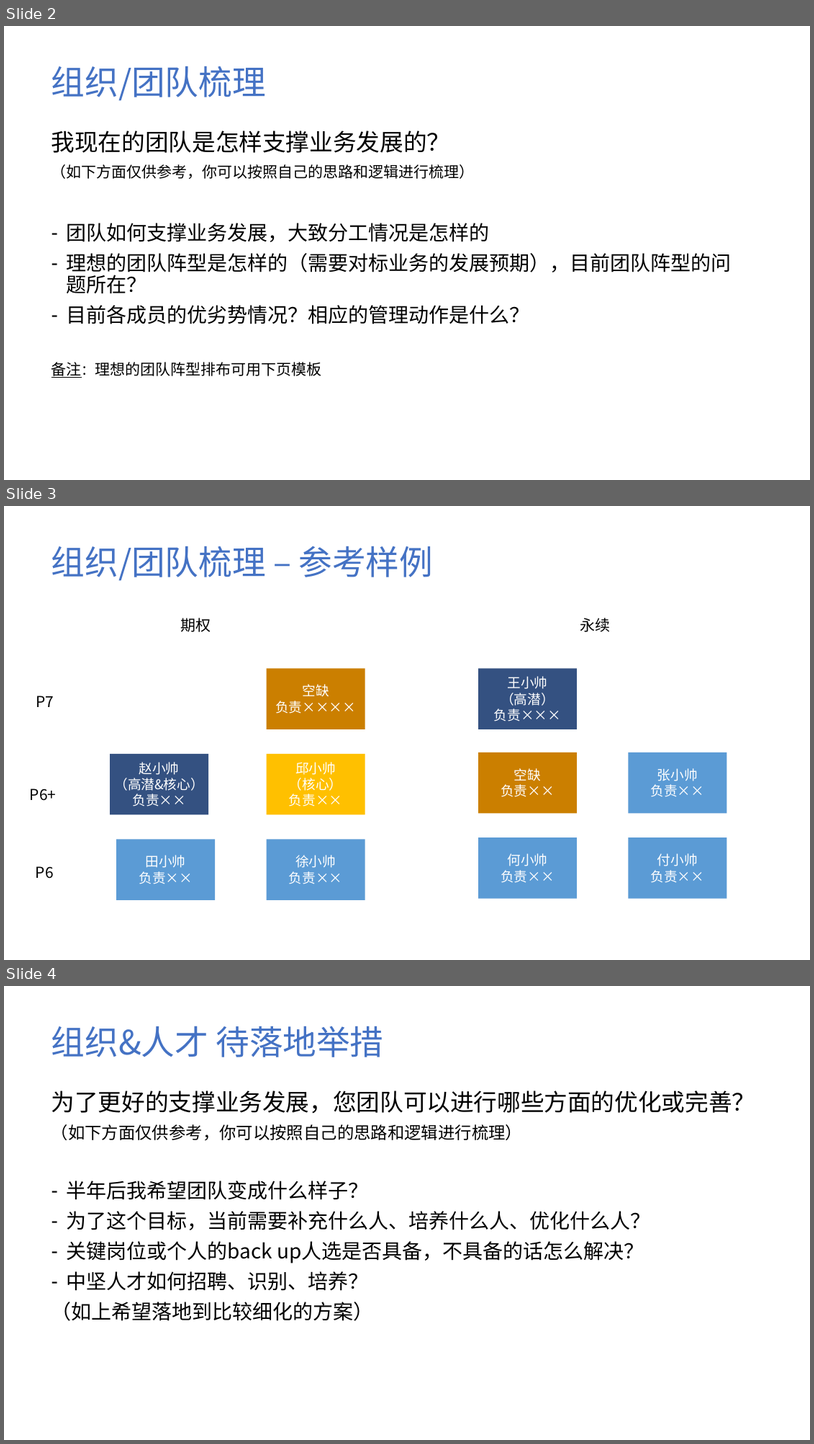
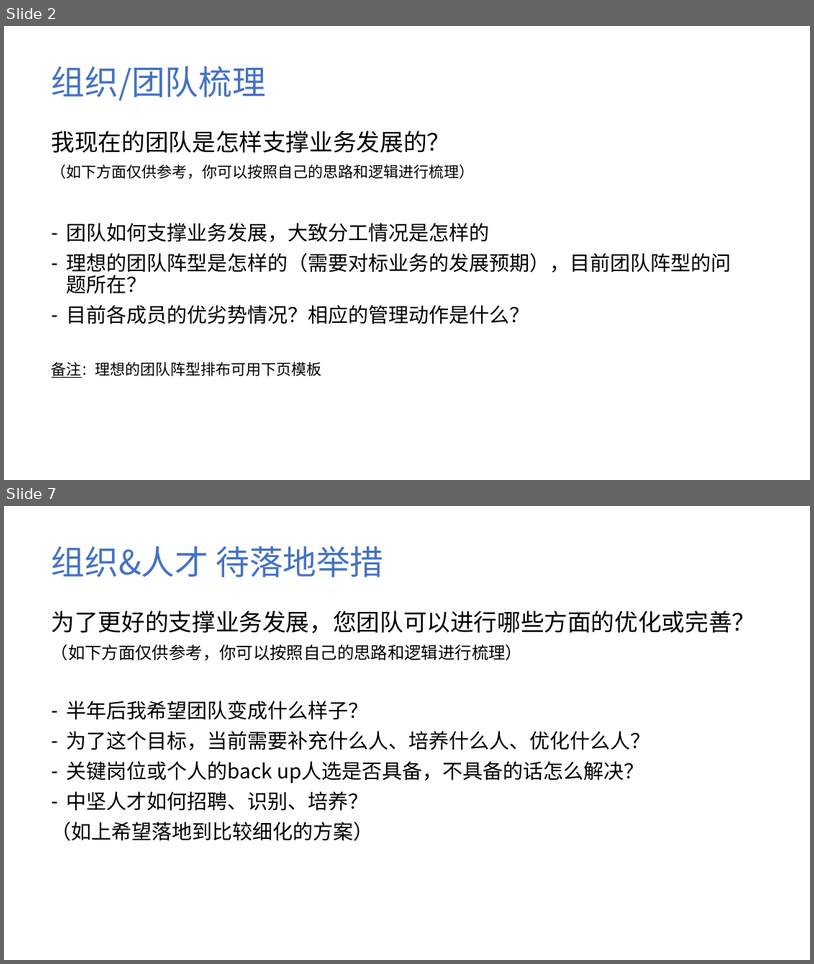
Before and after one commit to cmdpos/gaia, a slide deck: ppt/关于团队建设 - 公链组汇报.pptx. Shown one above the other, each under a label of ours: slides 2, 3 and 4 before the commit, slides 2 and 7 after it; the slides between them are not shown. The pictures are 814x1444 and 814x964 pixels, drawn with LibreOffice and Linux fonts; fonts in the diff are those of the drawing; background and template pictures are left out. Boxes give left, top, right and bottom in pixels: in the first picture for what was removed or moved away, otherwise in the second. Text is boxed around its words. In the diff, an @@ line names an element or a change of style, - is before the commit and + after.

```diff
--- a/ppt/关于团队建设 - 公链组汇报.pptx
+++ b/ppt/关于团队建设 - 公链组汇报.pptx
@@ slide 3 removed at (x1=4, y1=506, x2=810, y2=960), background picture (left out) @@
@@ title removed at (x1=52, y1=546, x2=434, y2=581) @@
-组织/团队梳理 – 参考样例
@@ text removed at (x1=180, y1=618, x2=211, y2=632) @@
-期权
@@ text removed at (x1=580, y1=618, x2=610, y2=632) @@
-永续
@@ rectangle removed at (x1=267, y1=668, x2=365, y2=729) @@
-空缺
-负责××××
@@ rectangle removed at (x1=479, y1=668, x2=578, y2=729) @@
-王小帅
-（高潜）
-负责×××
@@ text removed at (x1=36, y1=695, x2=54, y2=707) @@
-P7
@@ rectangle removed at (x1=110, y1=754, x2=208, y2=815) @@
-赵小帅
-（高潜&核心）
-负责××
@@ rectangle removed at (x1=267, y1=754, x2=365, y2=815) @@
-邱小帅
-（核心）
-负责××
@@ rectangle removed at (x1=479, y1=752, x2=578, y2=813) @@
-空缺
-负责××
@@ rectangle removed at (x1=629, y1=752, x2=728, y2=813) @@
-张小帅
-负责××
@@ text removed at (x1=30, y1=788, x2=57, y2=800) @@
-P6+
@@ rectangle removed at (x1=116, y1=839, x2=215, y2=900) @@
-田小帅
-负责××
@@ rectangle removed at (x1=267, y1=839, x2=365, y2=900) @@
-徐小帅
-负责××
@@ rectangle removed at (x1=479, y1=837, x2=578, y2=898) @@
-何小帅
-负责××
@@ rectangle removed at (x1=629, y1=837, x2=728, y2=898) @@
-付小帅
-负责××
@@ text removed at (x1=36, y1=866, x2=54, y2=878) @@
-P6
@@ what was slide 4 is now slide 7 @@
```
Also in this commit, not shown: 4 slides added, 1 other file.
